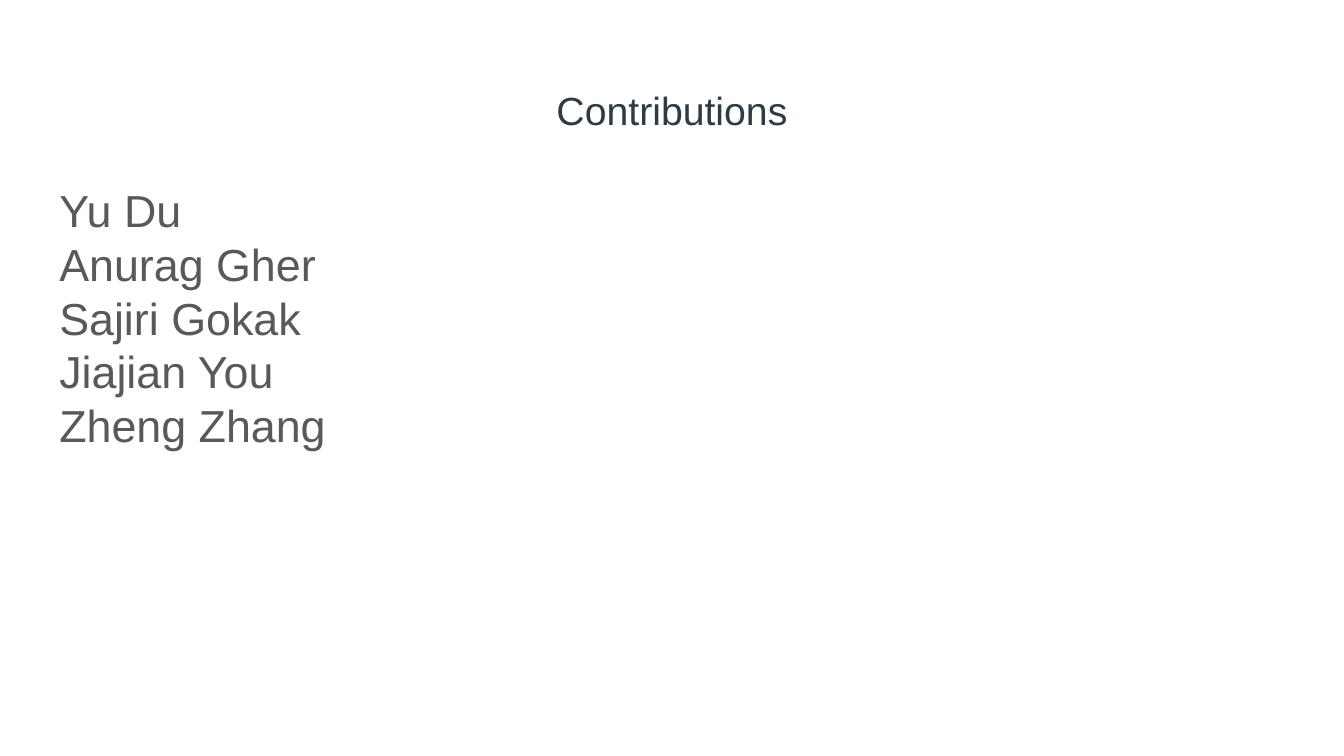
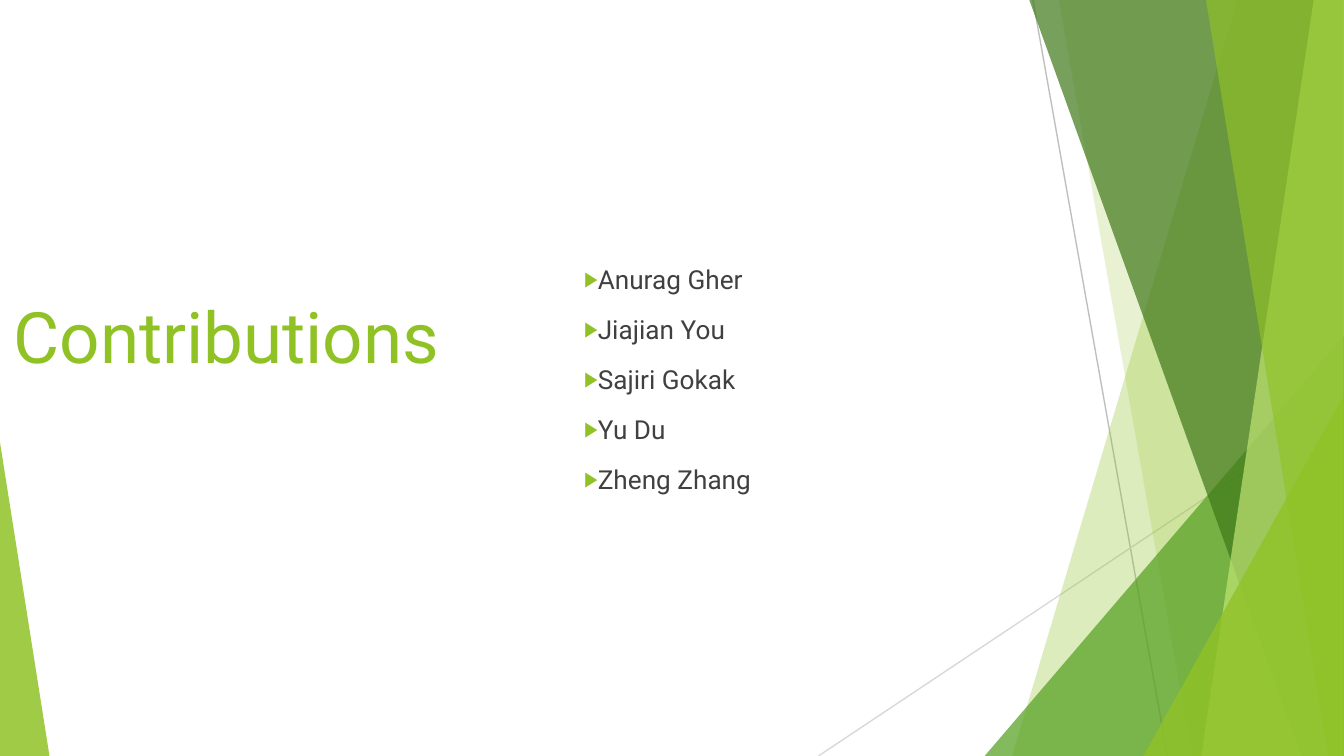
Before and after one commit to ZhengZhang-NU/CSYE6200-OOD-Final-Project, a slide deck: slide 12 of OODFinalProject04-V1.pptx (slide 21 before the commit). Drawn at 1344x756 pixels with LibreOffice and Linux fonts; fonts in the diff are those of the drawing. Boxes give left, top, right and bottom in pixels: in the first picture for what was removed or moved away, otherwise in the second. Text is boxed around its words. In the diff, an @@ line names an element or a change of style, - is before the commit and + after.

```diff
--- a/OODFinalProject04-V1.pptx
+++ b/OODFinalProject04-V1.pptx
@@ title "Contributions": place and size @@
-title "Contributions" at [556, 96, 787, 126]
+title "Contributions" at [13, 309, 439, 364]
@@ title "Contributions" at [13, 309, 439, 364]: size 21 to 38 pt, font Arial to Roboto, text colour #2D3B45 to #90C226; alignment centre to left; line spacing 1.15 to 1; vertical alignment top to middle @@
@@ text removed at [59, 196, 326, 451] @@
-Yu Du
-Anurag Gher
-Sajiri Gokak
-Jiajian You
-Zheng Zhang
@@ text added at [598, 269, 750, 495], 14 pt, text #404040 @@
+▶ Anurag Gher
+▶ Jiajian You
+▶ Sajiri Gokak
+▶ Yu Du
+▶ Zheng Zhang
@@ group added at [0, 0, 1344, 756]: 5 freeform shapes, 3 triangles, 2 lines @@
```
Also in this commit, not shown: 5 other slides changed, 7 slides added, 15 slides removed.
